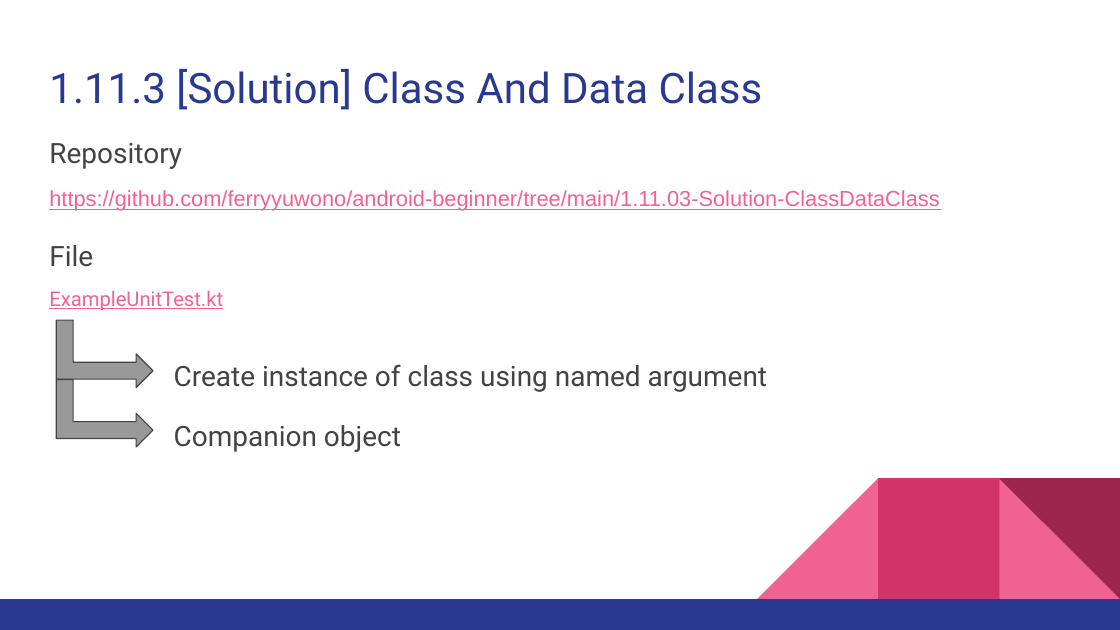
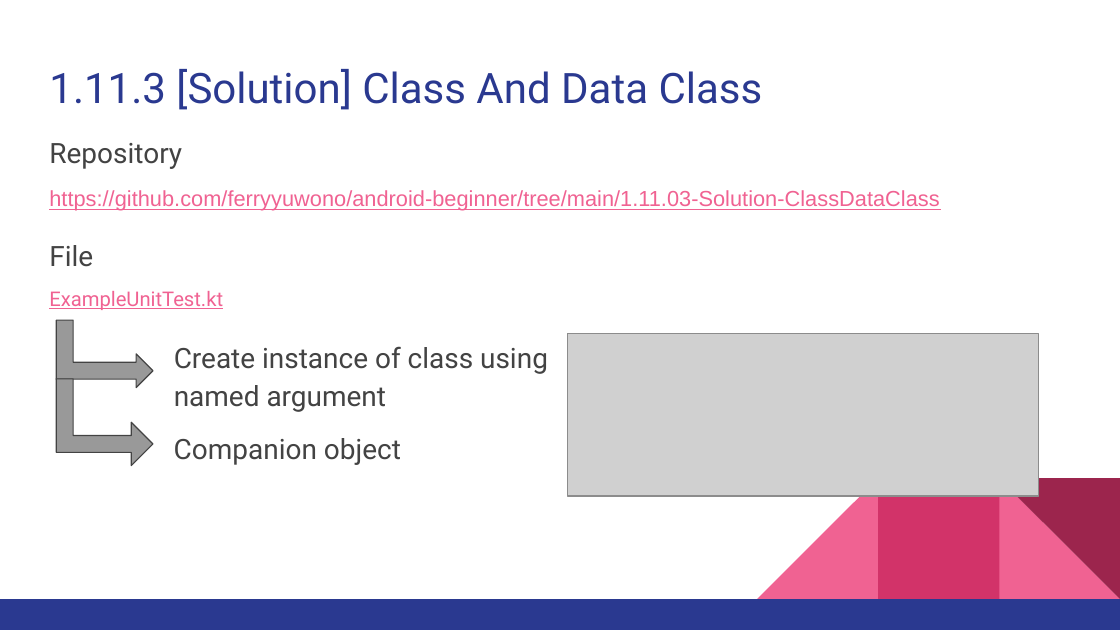
Before and after one commit to ferryyuwono/android-beginner, a slide deck: slide 49 of Beginner Level for Android Development using Kotlin - Module 1.pptx. Drawn at 1120x630 pixels with LibreOffice and Linux fonts; fonts in the diff are those of the drawing; grey boxes stand for pictures. Boxes give left, top, right and bottom in pixels: in the first picture for what was removed or moved away, otherwise in the second. Text is boxed around its words. In the diff, an @@ line names an element or a change of style, - is before the commit and + after.

```diff
--- a/Beginner Level for Android Development using Kotlin - Module 1.pptx
+++ b/Beginner Level for Android Development using Kotlin - Module 1.pptx
@@ text "Create instance of class using ..." rewrapped from (174, 364, 768, 392) to (174, 346, 548, 412) @@
@@ picture added at (567, 334, 1038, 496) @@
@@ bent up arrow: place and size @@
-bent up arrow at (56, 380, 152, 447)
+bent up arrow at (57, 379, 153, 465)
@@ bent up arrow at (57, 379, 153, 465): proportions changed @@
@@ text "Companion object": place and size @@
-text "Companion object" at (174, 425, 401, 452)
+text "Companion object" at (174, 438, 401, 465)
```
Also in this commit, not shown: 11 other slides changed.
